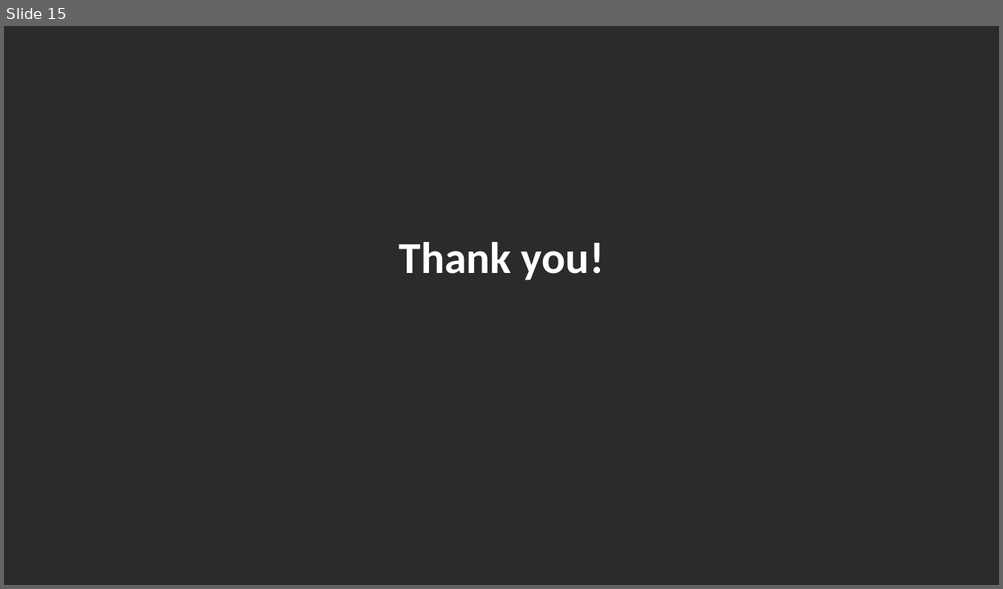
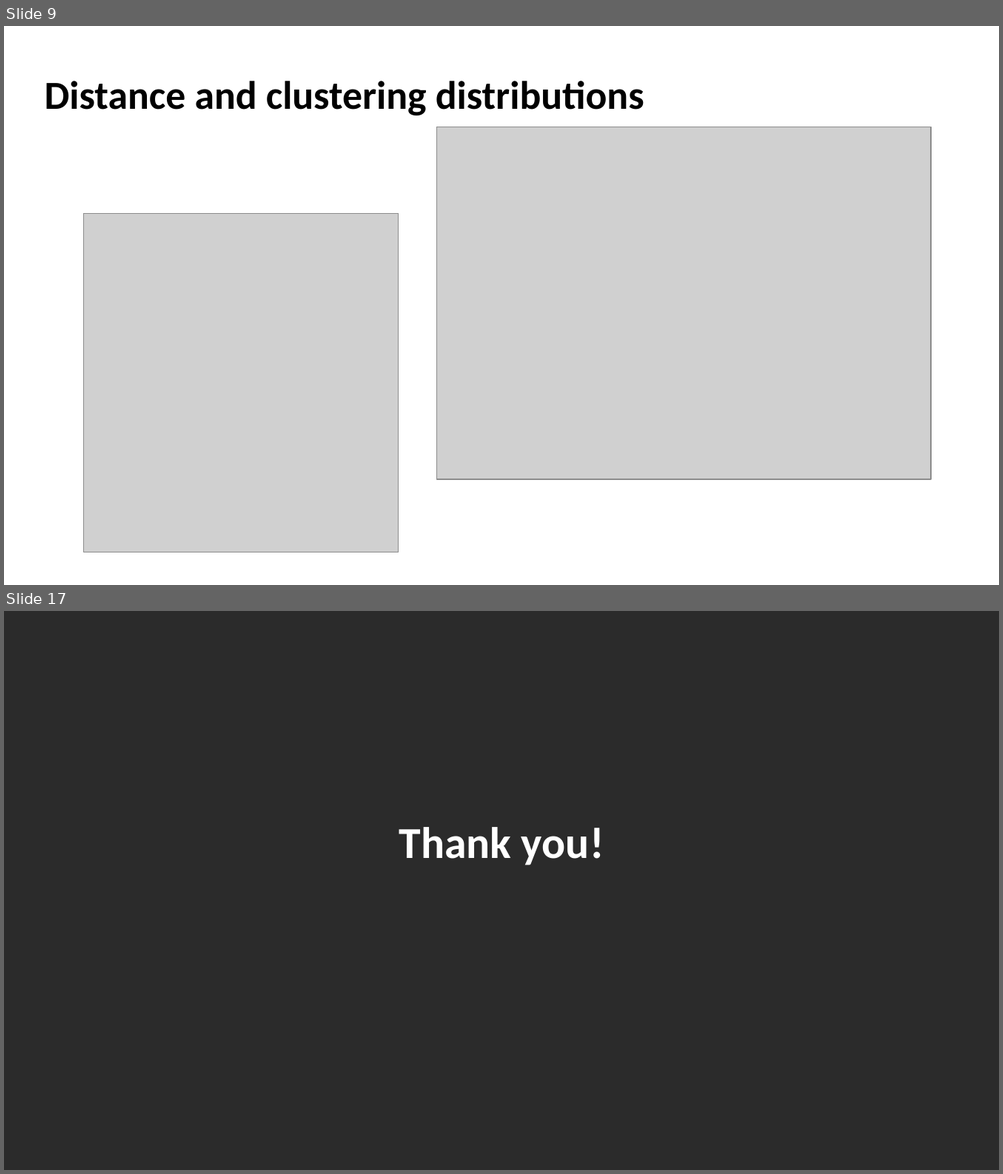
Before and after one commit to JessikaSmith/Complex-System-Simulation, a slide deck: Project/Coursework_ip.pptx. Shown one above the other, each under a label of ours: slide 15 before the commit, slides 9 and 17 after it; the slides between them are not shown. The pictures are 1003x589 and 1003x1174 pixels, drawn with LibreOffice and Linux fonts; fonts in the diff are those of the drawing; grey boxes stand for pictures; background and template pictures are left out; a plain dark background stands for a picture behind light text. Boxes give left, top, right and bottom in pixels: in the first picture for what was removed or moved away, otherwise in the second. Text is boxed around its words. In the diff, an @@ line names an element or a change of style, - is before the commit and + after.

Commit message:
Add additional images and presentation

```diff
--- a/Project/Coursework_ip.pptx
+++ b/Project/Coursework_ip.pptx
@@ slide 9 added at (4,26,999,585), background #FFFFFF @@
@@ title added at (45,81,644,116), 28.8 pt, text #000000, bold @@
+Distance and clustering distributions
@@ picture added at (437,127,931,480) @@
@@ picture added at (84,213,398,552) @@
@@ what was slide 15 is now slide 17 @@
```
Also in this commit, not shown: 5 slides changed, 4 other slides added, 3 slides removed, 15 other files.
